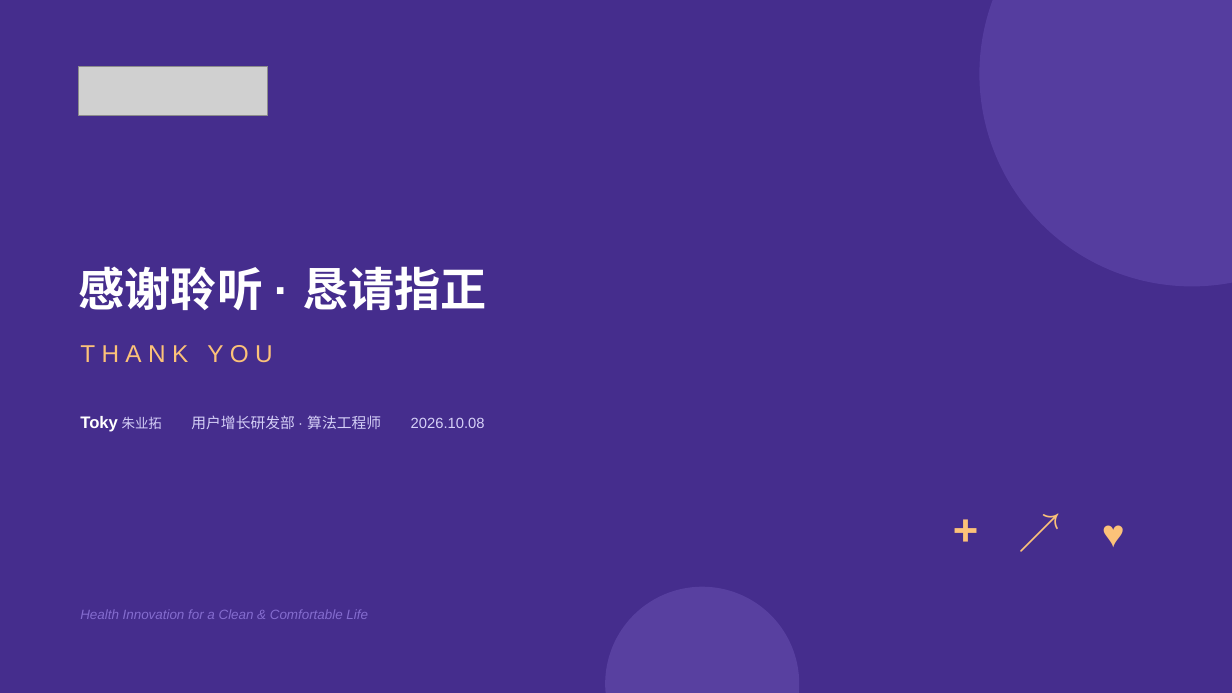
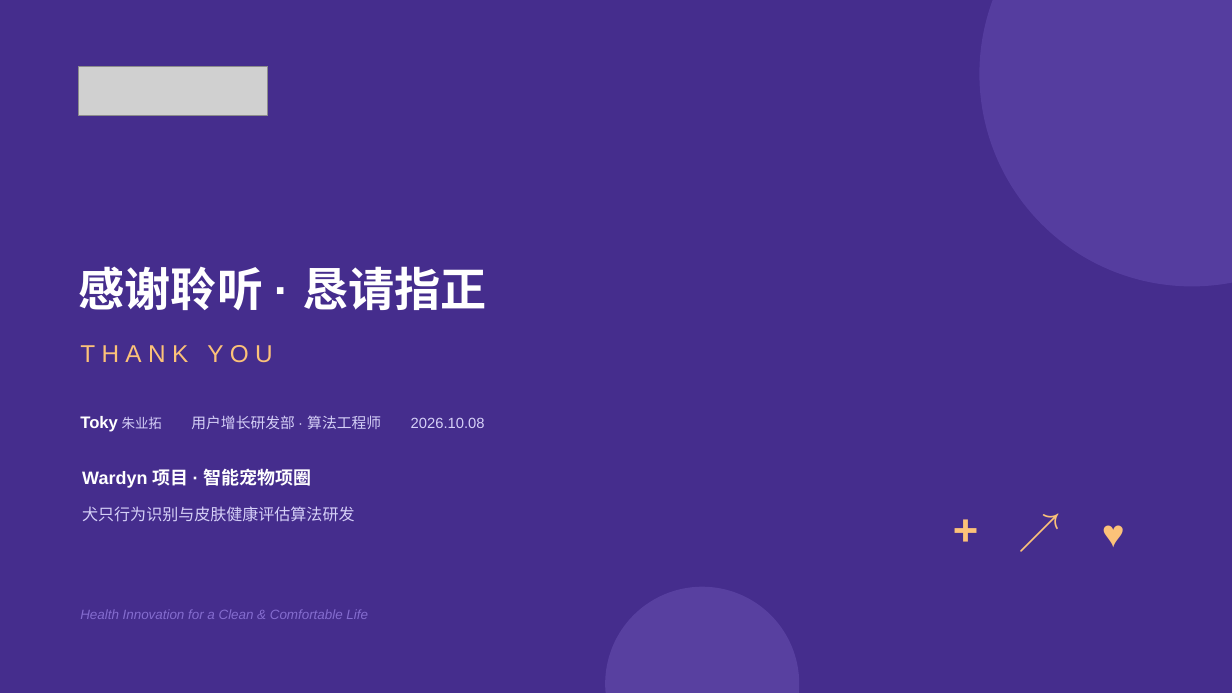
Before and after one commit to zhuyetuo/workplace_soft_skills, a slide deck: slide 11 of 转正述职/转正述职报告-Toky.pptx. Drawn at 1232x693 pixels with LibreOffice and Linux fonts; fonts in the diff are those of the drawing; grey boxes stand for pictures. Boxes give left, top, right and bottom in pixels: in the first picture for what was removed or moved away, otherwise in the second. Text is boxed around its words. In the diff, an @@ line names an element or a change of style, - is before the commit and + after.

```diff
--- a/转正述职/转正述职报告-Toky.pptx
+++ b/转正述职/转正述职报告-Toky.pptx
@@ text added at (x1=82, y1=469, x2=312, y2=488), 14 pt, text #FFFFFF, bold @@
+Wardyn 项目 · 智能宠物项圈
@@ text added at (x1=82, y1=506, x2=354, y2=522), 12.5 pt, text #D5D0F7 @@
+犬只行为识别与皮肤健康评估算法研发
```
Also in this commit, not shown: 1 other slide changed, 1 other file.
